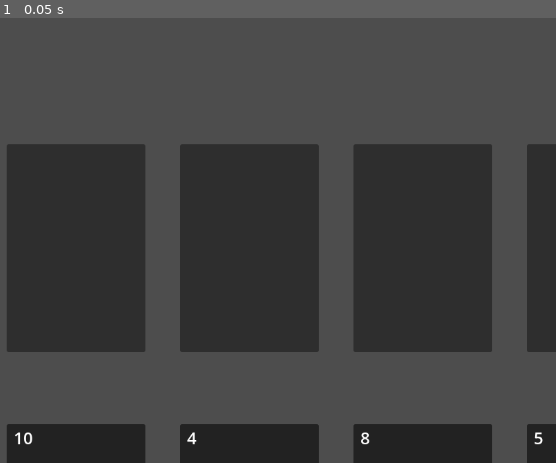
Above: before the commit, frame 1.
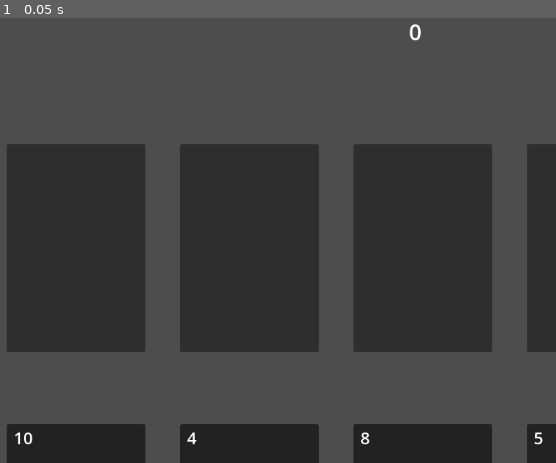
Above: after the commit, the same moment.

Repository: mikerobideau/comboranker
Game: Godot game, scene res://object/round/round.tscn
Same seed, same stepped clock (60 frames per second), same inputs: the game is played once before the commit and once after it. The project has no main scene, so this scene is started directly.
Inputs:
- Up to frame 1 (0.05 s): no input

The runs differ from the first frame. In frame 1, less than 0.1% of the frame differs, in the area x 73-76%, y 1-6%.

Commit message:
add score

Diff:
--- a/comboranker/object/round/round.gd
+++ b/comboranker/object/round/round.gd
@@ -1,6 +1,7 @@
 extends Control
 class_name Round
 
+@onready var score = $Score
 @onready var top_row = $Main/TopRowMargin/TopRow
 @onready var bottom_row = $Main/BottomRowMargin/BottomRow
 @onready var deck = $Main/BottomRowMargin/BottomRow/Deck
@@ -18,6 +19,8 @@
 var selected_card: Card
 
 func _ready() -> void:
+	if score:
+		score.update_label()
 	piles = [pile1, pile2, pile3, pile4]
 	top_piles = [top_pile1, top_pile2, top_pile3, top_pile4]
 	for pile in top_piles:
@@ -33,12 +36,10 @@
 		pile.add(card)
 
 func on_card_clicked(card: Card) -> void:
-	print_debug('card selected')
 	selected_card = card
 
 func on_pile_clicked(pile: Pile) -> void:
-	print_debug('pile clicked')
 	if selected_card:
-		print_debug('adding card')
 		pile.add(selected_card)
+		score.add(selected_card.rank)
 		selected_card = null
--- a/comboranker/object/round/round.tscn
+++ b/comboranker/object/round/round.tscn
@@ -1,7 +1,8 @@
-[gd_scene load_steps=5 format=3 uid="uid://yu2neoatqriv"]
+[gd_scene load_steps=6 format=3 uid="uid://yu2neoatqriv"]
 
 [ext_resource type="Script" path="res://object/round/round.gd" id="1_y8k5b"]
 [ext_resource type="Script" path="res://object/deck/deck.gd" id="2_8wtfa"]
+[ext_resource type="PackedScene" uid="uid://c0xd41d02jlgu" path="res://object/score/score.tscn" id="2_a38p5"]
 [ext_resource type="PackedScene" uid="uid://bpggaxh3odisy" path="res://object/pile/pile.tscn" id="2_pc7h5"]
 [ext_resource type="Script" path="res://object/pile/pile.gd" id="3_vsq3r"]
 
@@ -12,6 +13,16 @@
 offset_right = 1920.0
 offset_bottom = 1080.0
 script = ExtResource("1_y8k5b")
+
+[node name="Score" parent="." instance=ExtResource("2_a38p5")]
+layout_mode = 1
+anchors_preset = 5
+anchor_left = 0.5
+anchor_right = 0.5
+offset_left = -100.0
+offset_right = 100.0
+offset_bottom = 50.0
+grow_horizontal = 2
 
 [node name="Main" type="VBoxContainer" parent="."]
 layout_mode = 1
--- /dev/null
+++ b/comboranker/object/score/score.gd
@@ -0,0 +1,17 @@
+extends Control
+class_name Score
+
+@onready var label = $Text
+
+var score := 0
+
+func _ready() -> void:
+	if label:
+		update_label()
+
+func add(new_score: int) -> void:
+	score += new_score
+	update_label()
+
+func update_label() -> void:
+	label.text = str(score)
--- /dev/null
+++ b/comboranker/object/score/score.tscn
@@ -0,0 +1,25 @@
+[gd_scene load_steps=2 format=3 uid="uid://c0xd41d02jlgu"]
+
+[ext_resource type="Script" path="res://object/score/score.gd" id="1_np0it"]
+
+[node name="Score" type="Control"]
+custom_minimum_size = Vector2(200, 50)
+layout_mode = 3
+anchors_preset = 0
+script = ExtResource("1_np0it")
+
+[node name="Text" type="Label" parent="."]
+layout_mode = 1
+anchors_preset = 8
+anchor_left = 0.5
+anchor_top = 0.5
+anchor_right = 0.5
+anchor_bottom = 0.5
+offset_left = -20.5
+offset_top = -11.5
+offset_right = 20.5
+offset_bottom = 11.5
+grow_horizontal = 2
+grow_vertical = 2
+theme_override_font_sizes/font_size = 32
+text = "0"
